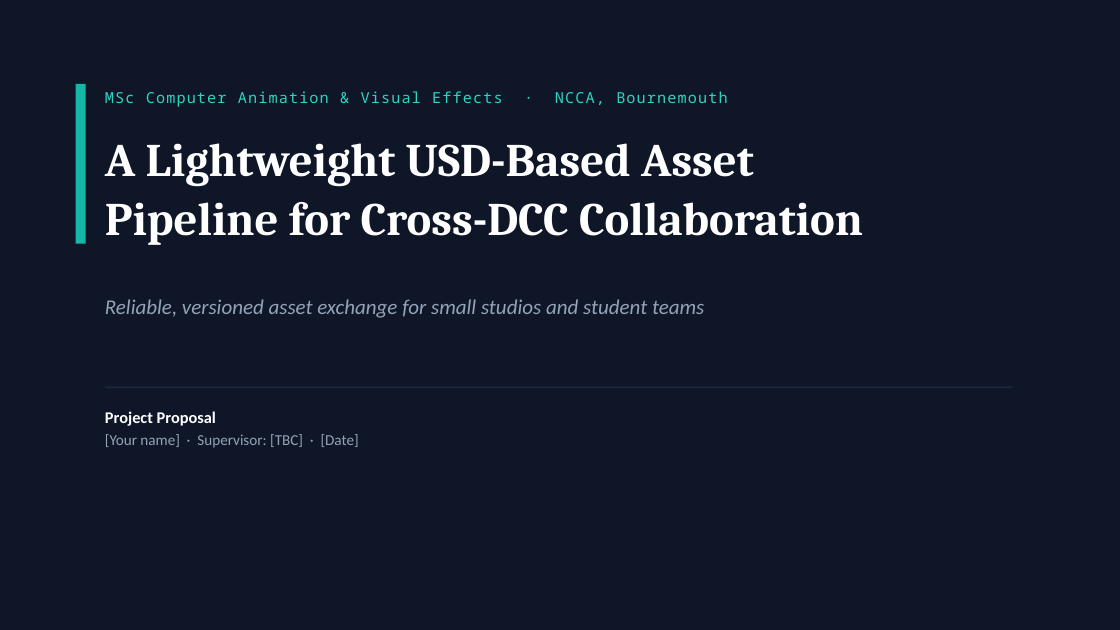
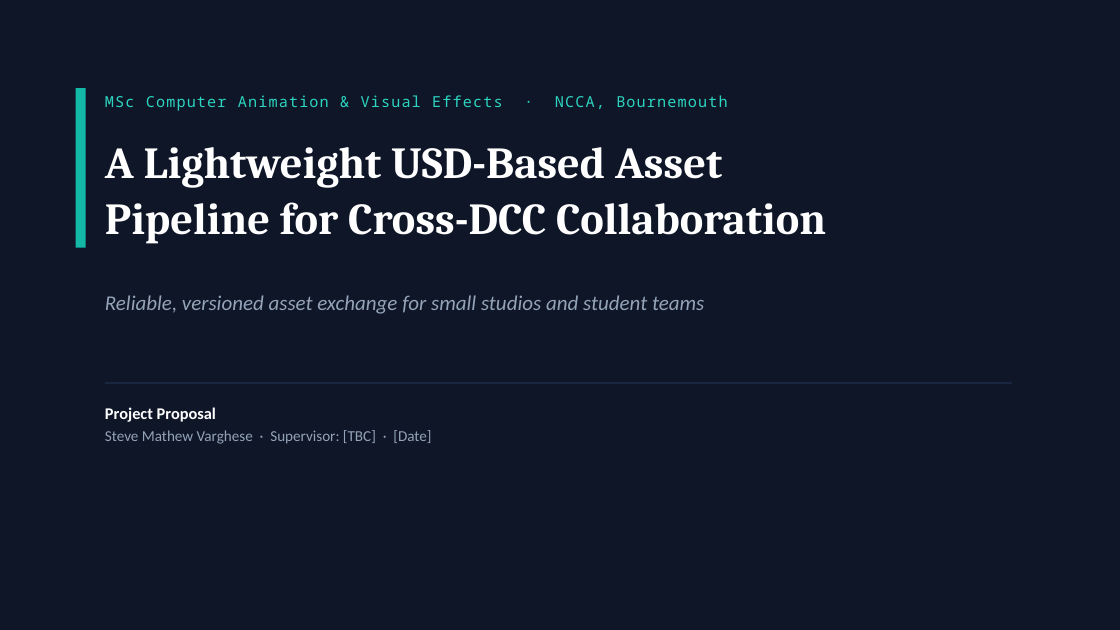
Before and after one commit to steve-mathew-v/usd-asset-pipeline, a slide deck: slide 1 of docs/MSc_Proposal.pptx. Drawn at 1120x630 pixels with LibreOffice and Linux fonts; fonts in the diff are those of the drawing. Boxes give left, top, right and bottom in pixels: in the first picture for what was removed or moved away, otherwise in the second. Text is boxed around its words. In the diff, an @@ line names an element or a change of style, - is before the commit and + after.

```diff
--- a/docs/MSc_Proposal.pptx
+++ b/docs/MSc_Proposal.pptx
@@ rectangle: place and size @@
-rectangle at bbox=[76, 84, 86, 244]
+rectangle at bbox=[76, 88, 86, 248]
@@ text "MSc Computer Animation & Visual ...": place and size @@
-text "MSc Computer Animation & Visual ..." at bbox=[105, 91, 727, 107]
+text "MSc Computer Animation & Visual ..." at bbox=[105, 95, 727, 111]
@@ text "A Lightweight USD-Based Asset" at bbox=[105, 147, 826, 244]: size 40 to 38 pt @@
@@ text "Reliable, versioned asset exchange for ...": place and size @@
-text "Reliable, versioned asset exchange for ..." at bbox=[105, 299, 704, 318]
+text "Reliable, versioned asset exchange for ..." at bbox=[105, 295, 704, 314]
@@ rectangle: place and size @@
-rectangle at bbox=[105, 386, 1012, 388]
+rectangle at bbox=[105, 382, 1012, 384]
@@ text at bbox=[105, 430, 431, 444]: text changed @@
-[Your name] · Supervisor: [TBC] · [Date]
+Steve Mathew Varghese · Supervisor: [TBC] · [Date]
```
Also in this commit, not shown: 1 other slide changed, 5 slides added, 8 slides removed, 27 other files.
